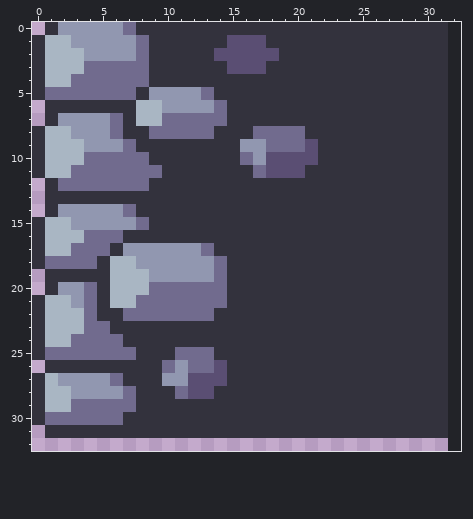
Two versions of one pixel-art sprite, packages/map_editor/assets/images/tilesets/pirate_tileset_pixel_frog/middle_left.png. The picture above was drawn from the file before the commit.
The file is 32x33 pixels. The old version is drawn lined up with the new one, on the new canvas.
After:
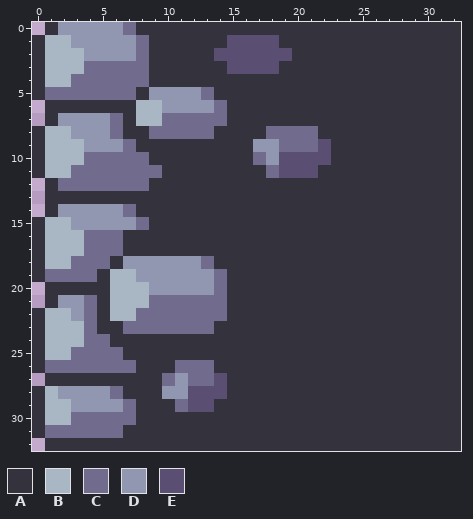
Palette (. is transparent): A #33323d  B #a9b6c3  C #716b8e  D #9197b0  E #5a4e73
From old to new:
canvas 32x33 -> 33x33
Changed rows in their new state; - is an unchanged pixel.
first column x 0:
 0 --------------------------------A
 1 ------------------E-------------A
 2 -------------------E------------A
 3 ------------------E-------------A
 4 --------------------------------A
 5 --------------------------------A
 6 --------------------------------A
 7 --------------------------------A
 8 -----------------A---C----------A
 9 ----------------A-D--CE---------A
10 ----------------ACD---E---------A
11 -----------------AC--E----------A
12 --------------------------------A
13 --------------------------------A
14 --------------------------------A
15 --------------------------------A
16 --------------------------------A
17 ---B--CAAAAAAA------------------A
18 -BB--CAD-----CA-----------------A
19 ACCCC---D-----------------------A
20 --AAA----DDDDD------------------A
21 .AD-----B-----------------------A
22 ---D--BB------C-----------------A
23 -----A-CCCCCCC------------------A
24 ---B--A-------------------------A
25 -BB----A---AAA------------------A
26 ACCCCCCC--AC--A-----------------A
27 .AAAAAA---C-CC------------------A
28 --D---CA--DD--E-----------------A
29 ---DDDD----CEE------------------A
30 -BB----C------------------------A
31 ACCCCCC-------------------------A
32 -AAAAAAAAAAAAAAAAAAAAAAAAAAAAAAAA
Boxes around the changes in both pictures, in picture pixels (x1, y1, x2, y2):
changed: (32, 22, 461, 451)
